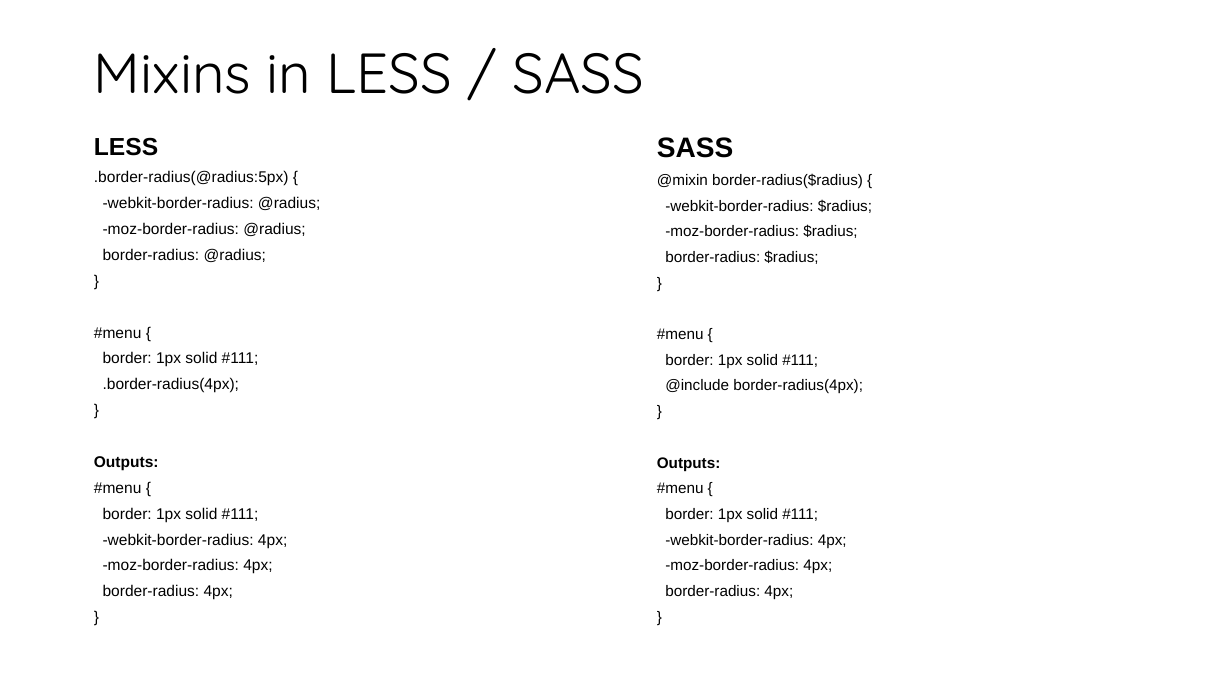
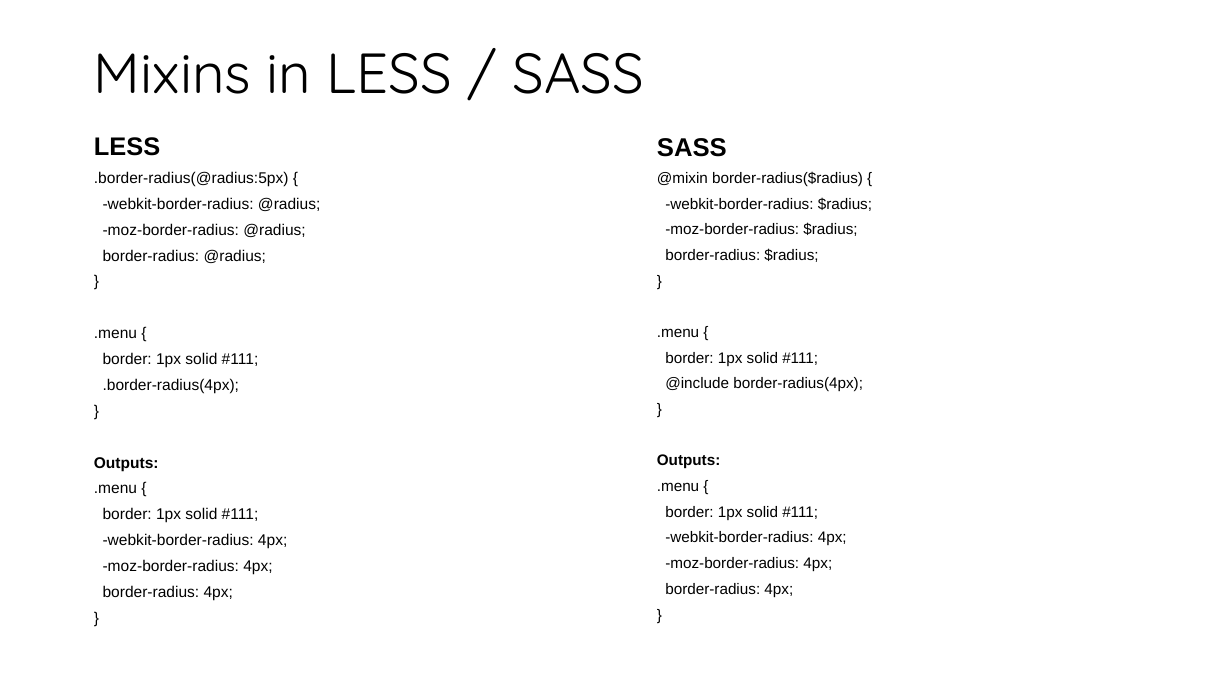
Before and after one commit to stiltet/SASS-Code-Example-Demo, a slide deck: slide 9 of Presentation.pptx (slide 6 before the commit). Drawn at 1232x693 pixels with LibreOffice and Linux fonts; fonts in the diff are those of the drawing. Boxes give left, top, right and bottom in pixels: in the first picture for what was removed or moved away, otherwise in the second. Text is boxed around its words. In the diff, an @@ line names an element or a change of style, - is before the commit and + after.

```diff
--- a/Presentation.pptx
+++ b/Presentation.pptx
@@ text at [94,137,160,156]: size 19.3 to 19.8 pt in "LESS" @@
@@ text at [657,138,727,157]: size 21.9 to 20 pt in "SASS" @@
@@ text at [94,329,137,338]: text changed @@
-#menu {
+.menu {
@@ text at [657,328,699,337]: text changed @@
-#menu {
+.menu {
@@ text at [94,484,137,493]: text changed @@
-#menu {
+.menu {
@@ text at [657,482,699,491]: text changed @@
-#menu {
+.menu {
```
Also in this commit, not shown: 8 other slides changed, 6 slides added, 9 other files.
